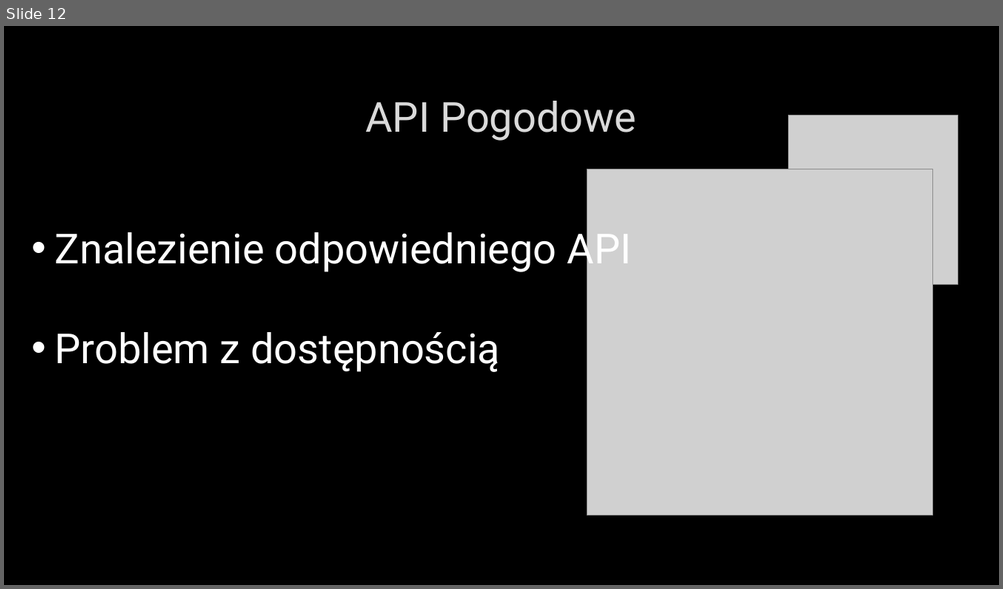
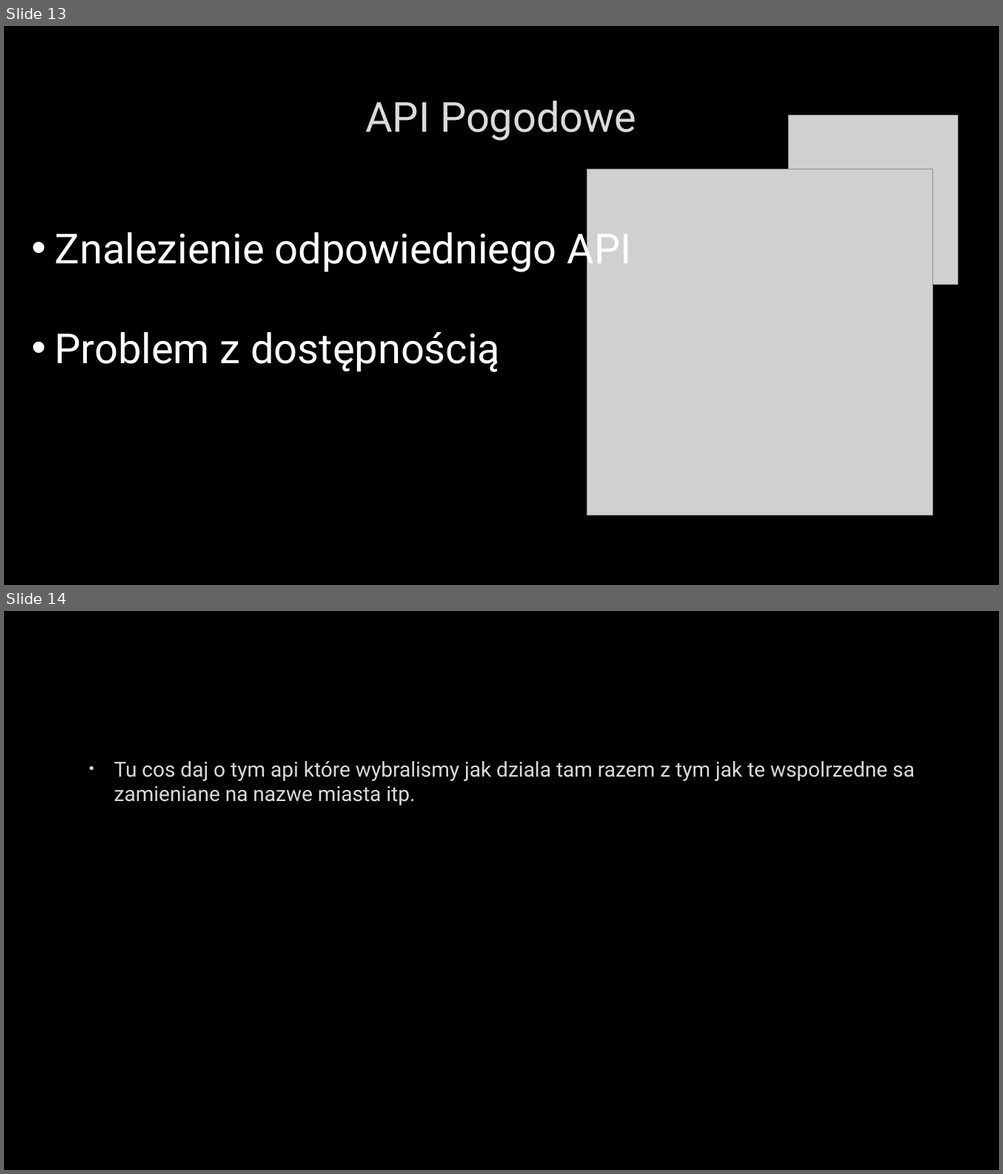
Before and after one commit to Luckownia/WeatherForecastApp, a slide deck: Aplikacja pogodowa na Androida.pptx. Shown one above the other, each under a label of ours: slide 12 before the commit, slides 13 and 14 after it. The pictures are 1003x589 and 1003x1174 pixels, drawn with LibreOffice and Linux fonts; fonts in the diff are those of the drawing; grey boxes stand for pictures; background and template pictures are left out. Boxes give left, top, right and bottom in pixels: in the first picture for what was removed or moved away, otherwise in the second. Text is boxed around its words. In the diff, an @@ line names an element or a change of style, - is before the commit and + after.

```diff
--- a/Aplikacja pogodowa na Androida.pptx
+++ b/Aplikacja pogodowa na Androida.pptx
@@ slide 14 added at box(4, 611, 999, 1170), background picture (left out) @@
@@ text added at box(114, 761, 914, 806), 20 pt, text #DADADA @@
+• Tu cos daj o tym api które wybralismy jak dziala tam razem z tym jak te wspolrzedne sa zamieniane na nazwe miasta itp.
@@ what was slide 12 is now slide 13 @@
```
Also in this commit, not shown: 4 other slides added, 1 other file.
